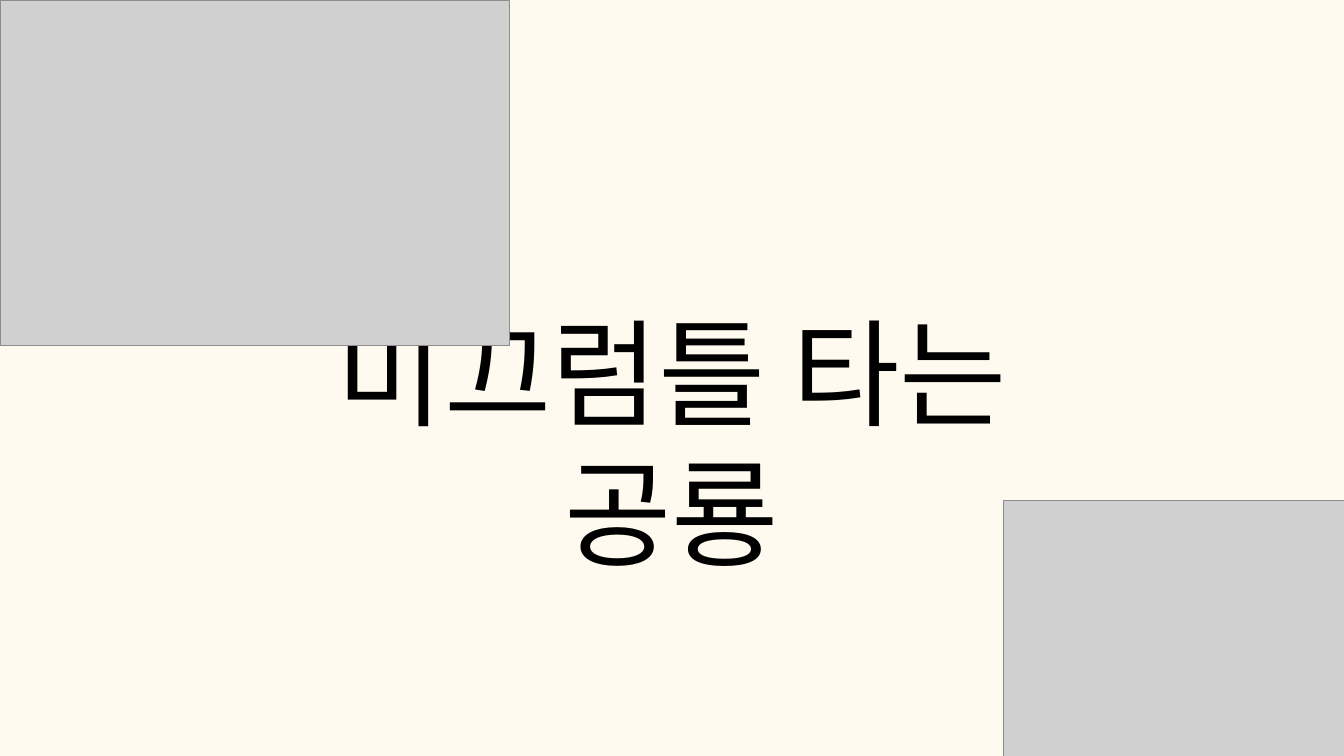
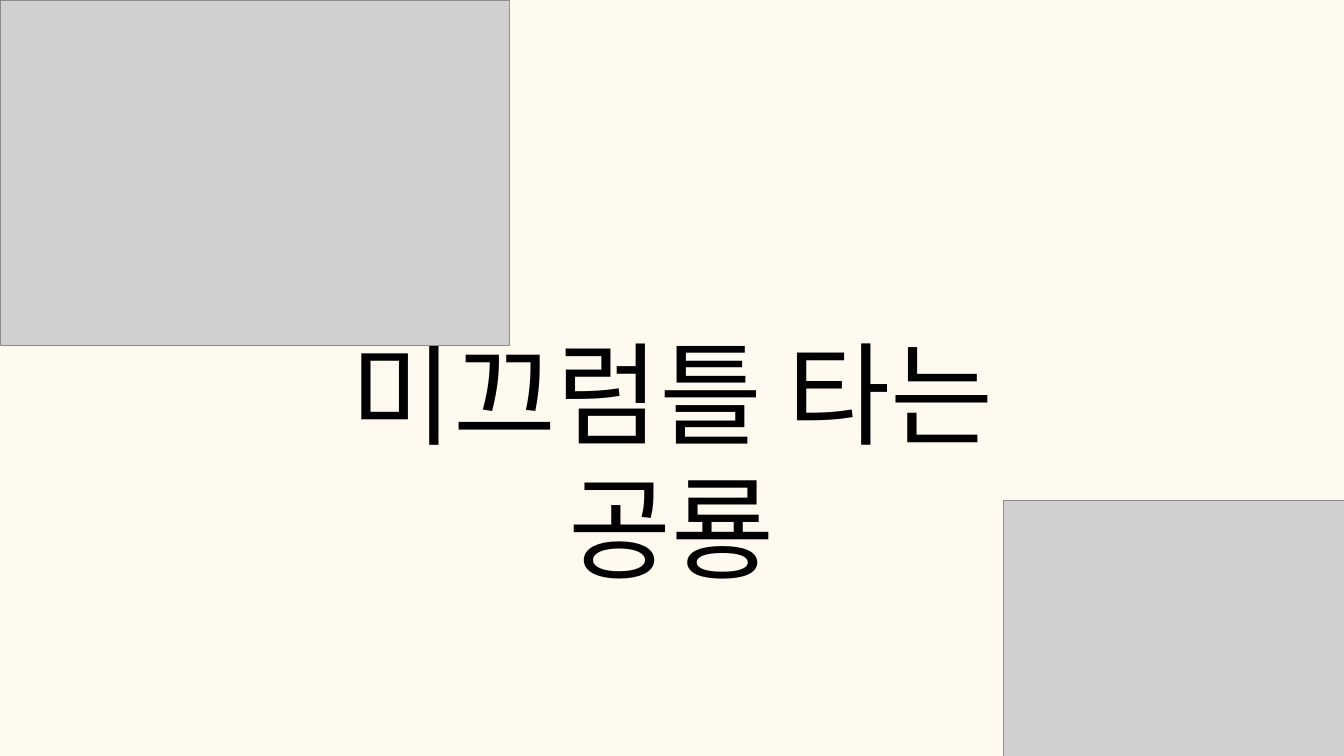
Before and after one commit to tkdgns25300/sunday_play, a slide deck: slide 14 of public/downloads/games/body-talk/rules.pptx. Drawn at 1344x756 pixels with LibreOffice and Linux fonts; fonts in the diff are those of the drawing; grey boxes stand for pictures. Boxes give left, top, right and bottom in pixels: in the first picture for what was removed or moved away, otherwise in the second. Text is boxed around its words. In the diff, an @@ line names an element or a change of style, - is before the commit and + after.

```diff
--- a/public/downloads/games/body-talk/rules.pptx
+++ b/public/downloads/games/body-talk/rules.pptx
@@ text "미끄럼틀 타는 공룡": place and size @@
-text "미끄럼틀 타는 공룡" at [337, 298, 1007, 566]
+text "미끄럼틀 타는 공룡" at [350, 323, 994, 579]
@@ text "미끄럼틀 타는 공룡" at [350, 323, 994, 579]: size 125 to 120 pt, font Roboto to Noto Sans CJK KR; line spacing 150pt to 144pt @@
```
Also in this commit, not shown: 32 other slides changed, 3 other files.
